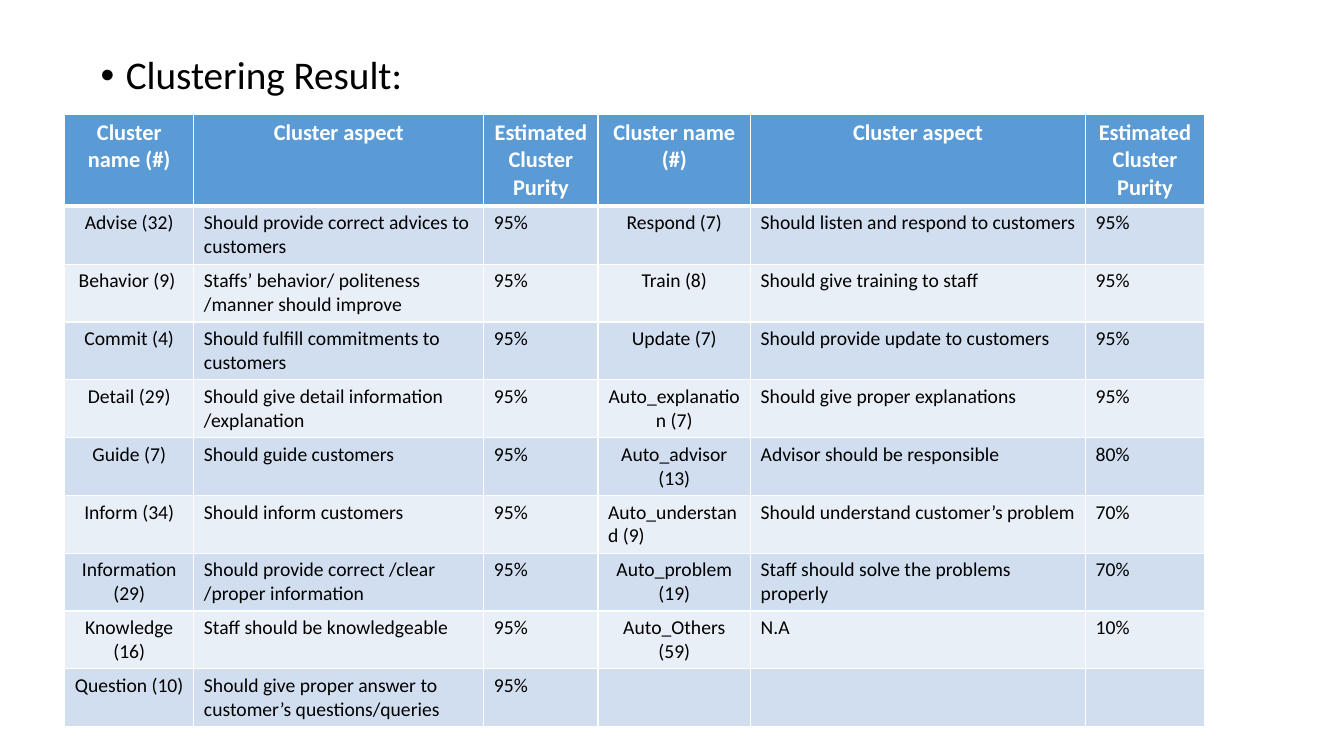
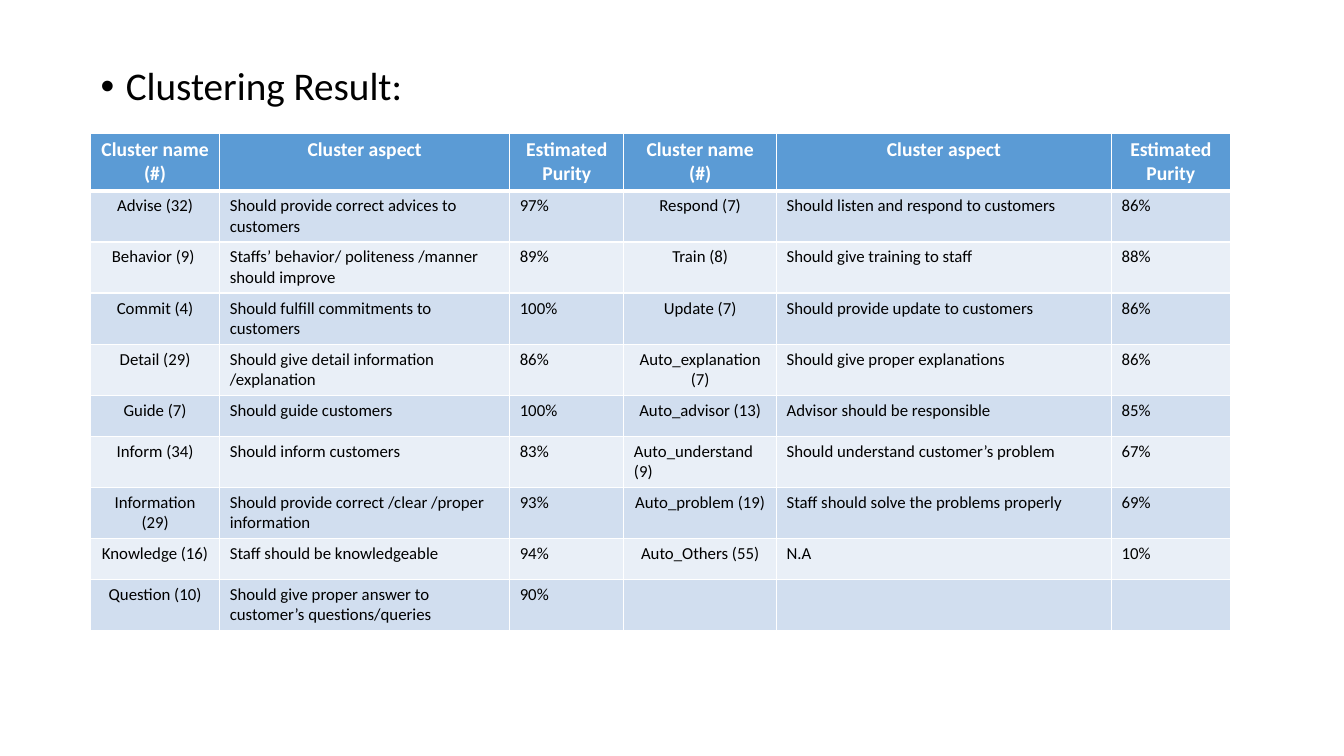
Before and after one commit to Li-Pengfei/review_clustering_Deloitte, a slide deck: slide 14 of Clustering_results_for_Deloitte_v1.pptx (slide 8 before the commit). Drawn at 1344x756 pixels with LibreOffice and Linux fonts; fonts in the diff are those of the drawing. Boxes give left, top, right and bottom in pixels: in the first picture for what was removed or moved away, otherwise in the second. Text is boxed around its words. In the diff, an @@ line names an element or a change of style, - is before the commit and + after.

```diff
--- a/Clustering_results_for_Deloitte_v1.pptx
+++ b/Clustering_results_for_Deloitte_v1.pptx
@@ text "Clustering Result:": place and size @@
-text "Clustering Result:" at [126,61,402,96]
+text "Clustering Result:" at [126,72,402,107]
@@ table at [91,133,1230,627] @@
-row 1, column 3: Estimated Cluster Purity
+row 1, column 3: Estimated Purity
-row 1, column 6: Estimated Cluster Purity
+row 1, column 6: Estimated Purity
-row 2, column 3: 95%
+row 2, column 3: 97%
-row 2, column 6: 95%
+row 2, column 6: 86%
-row 3, column 3: 95%
+row 3, column 3: 89%
-row 3, column 6: 95%
+row 3, column 6: 88%
-row 4, column 3: 95%
+row 4, column 3: 100%
-row 4, column 6: 95%
+row 4, column 6: 86%
-row 5, column 3: 95%
+row 5, column 3: 86%
-row 5, column 6: 95%
+row 5, column 6: 86%
-row 6, column 3: 95%
+row 6, column 3: 100%
-row 6, column 6: 80%
+row 6, column 6: 85%
-row 7, column 3: 95%
+row 7, column 3: 83%
-row 7, column 6: 70%
+row 7, column 6: 67%
-row 8, column 3: 95%
+row 8, column 3: 93%
-row 8, column 6: 70%
+row 8, column 6: 69%
-row 9, column 3: 95%
+row 9, column 3: 94%
-row 9, column 4: Auto_Others (59)
+row 9, column 4: Auto_Others (55)
-row 10, column 3: 95%
+row 10, column 3: 90%
@@ size 16 to 14 pt in "Cluster name (#)", "Cluster aspect", "Cluster name (#)", "Cluster aspect" @@
@@ size 14 to 12 pt in "Advise (32)", "Should provide correct advices to customers", "Respond (7)", "Should listen and respond to customers" and 30 more places @@
@@ table: place and size @@
-table at [65,114,1204,723]
+table at [91,133,1230,627]
```
Also in this commit, not shown: 12 other slides changed, 13 slides added, 15 other files.
